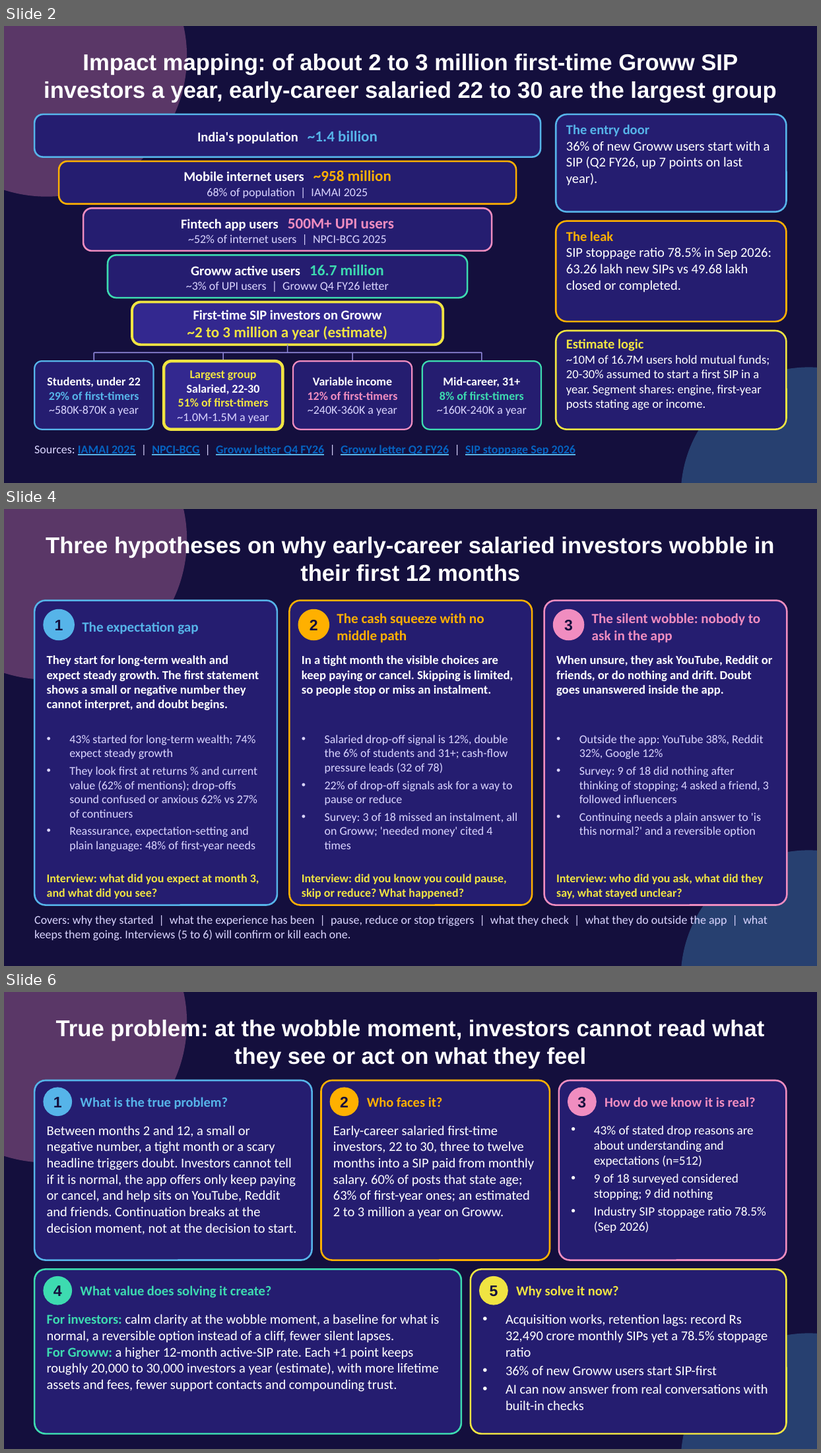
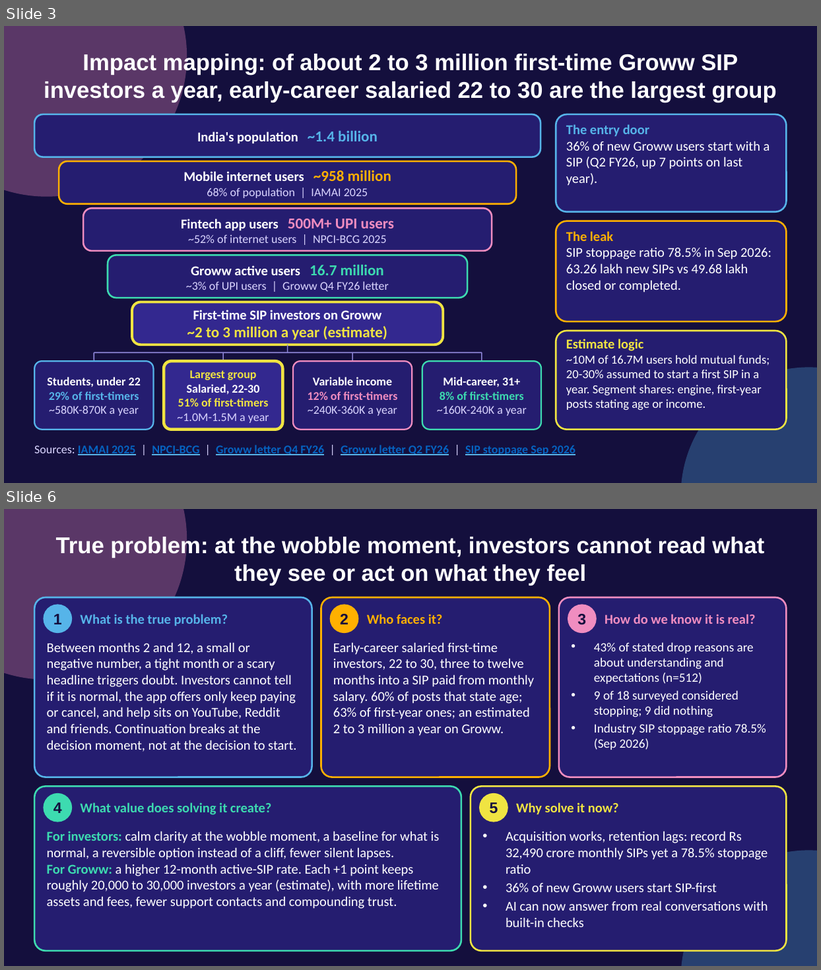
Before and after one commit to akarshita711/NEXTLEAP_GRAD_PROJECT_groww_SIP_research, a slide deck: deck/NL_Groww.pptx. Shown one above the other, each under a label of ours: slides 2, 4 and 6 before the commit, slides 3 and 6 after it; the slides between them are not shown. The pictures are 821x1453 and 821x970 pixels, drawn with LibreOffice and Linux fonts; fonts in the diff are those of the drawing. Boxes give left, top, right and bottom in pixels: in the first picture for what was removed or moved away, otherwise in the second. Text is boxed around its words. In the diff, an @@ line names an element or a change of style, - is before the commit and + after.

```diff
--- a/deck/NL_Groww.pptx
+++ b/deck/NL_Groww.pptx
@@ slide 4 removed at box(4, 509, 817, 966), background #140F3D @@
@@ ellipse removed at box(4, 509, 187, 680) @@
@@ title removed at box(46, 535, 775, 582) @@
-Three hypotheses on why early-career salaried investors wobble in their first 12 months
@@ rounded rectangle removed at box(34, 601, 277, 906) @@
@@ rounded rectangle removed at box(290, 601, 532, 906) @@
@@ rounded rectangle removed at box(545, 601, 787, 906) @@
@@ ellipse removed at box(44, 609, 74, 640) @@
@@ text removed at box(55, 620, 63, 630) @@
-1
@@ text removed at box(82, 622, 198, 634) @@
-The expectation gap
@@ ellipse removed at box(298, 609, 329, 640) @@
@@ text removed at box(310, 620, 318, 630) @@
-2
@@ text removed at box(337, 613, 484, 643) @@
-The cash squeeze with no middle path
@@ ellipse removed at box(554, 609, 584, 640) @@
@@ text removed at box(564, 620, 573, 631) @@
-3
@@ text removed at box(592, 613, 761, 643) @@
-The silent wobble: nobody to ask in the app
@@ text removed at box(47, 656, 259, 710) @@
-They start for long-term wealth and expect steady growth. The first statement shows a small or negative number they cannot interpret, and doubt begins.
@@ text removed at box(302, 656, 513, 696) @@
-In a tight month the visible choices are keep paying or cancel. Skipping is limited, so people stop or miss an instalment.
@@ text removed at box(556, 656, 773, 696) @@
-When unsure, they ask YouTube, Reddit or friends, or do nothing and drift. Doubt goes unanswered inside the app.
@@ text removed at box(69, 735, 258, 852) @@
-• 43% started for long-term wealth; 74% expect steady growth
-• They look first at returns % and current value (62% of mentions); drop-offs sound confused or anxious 62% vs 27% of continuers
-• Reassurance, expectation-setting and plain language: 48% of first-year needs
@@ text removed at box(325, 735, 517, 850) @@
-• Salaried drop-off signal is 12%, double the 6% of students and 31+; cash-flow pressure leads (32 of 78)
-• 22% of drop-off signals ask for a way to pause or reduce
-• Survey: 3 of 18 missed an instalment, all on Groww; 'needed money' cited 4 times
@@ text removed at box(580, 735, 769, 837) @@
-• Outside the app: YouTube 38%, Reddit 32%, Google 12%
-• Survey: 9 of 18 did nothing after thinking of stopping; 4 asked a friend, 3 followed influencers
-• Continuing needs a plain answer to 'is this normal?' and a reversible option
@@ ellipse removed at box(681, 851, 817, 966) @@
@@ text removed at box(47, 874, 259, 899) @@
-Interview: what did you expect at month 3, and what did you see?
@@ text removed at box(302, 874, 507, 899) @@
-Interview: did you know you could pause, skip or reduce? What happened?
@@ text removed at box(556, 874, 763, 899) @@
-Interview: who did you ask, what did they say, what stayed unclear?
@@ text removed at box(34, 915, 768, 941) @@
-Covers: why they started | what the experience has been | pause, reduce or stop triggers | what they check | what they do outside the app | what keeps them going. Interviews (5 to 6) will confirm or kill each one.
@@ what was slide 2 is now slide 3 @@
```
Also in this commit, not shown: 1 slide changed, 2 slides added, 1 other slide removed, 5 other files.
